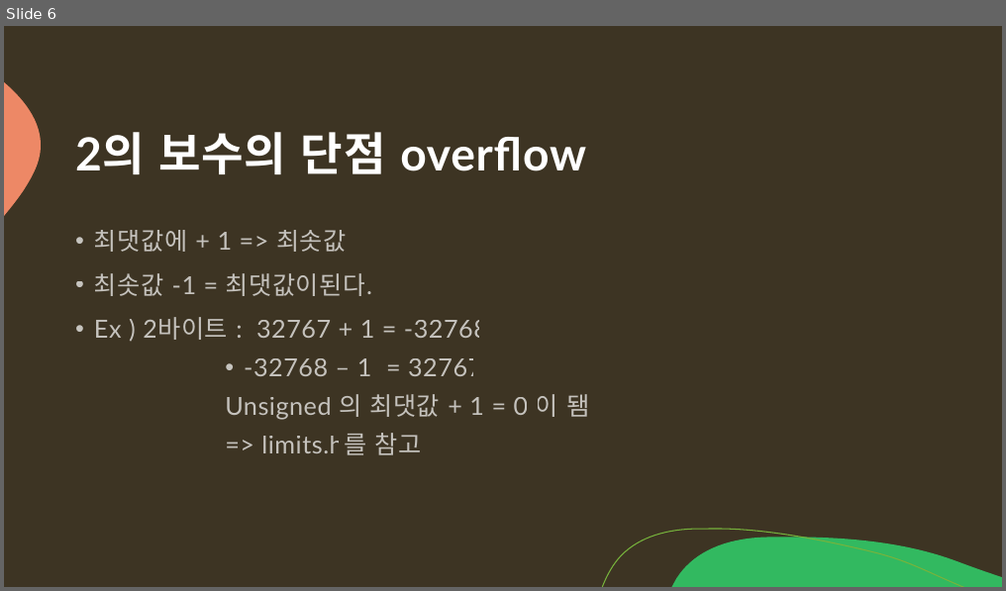
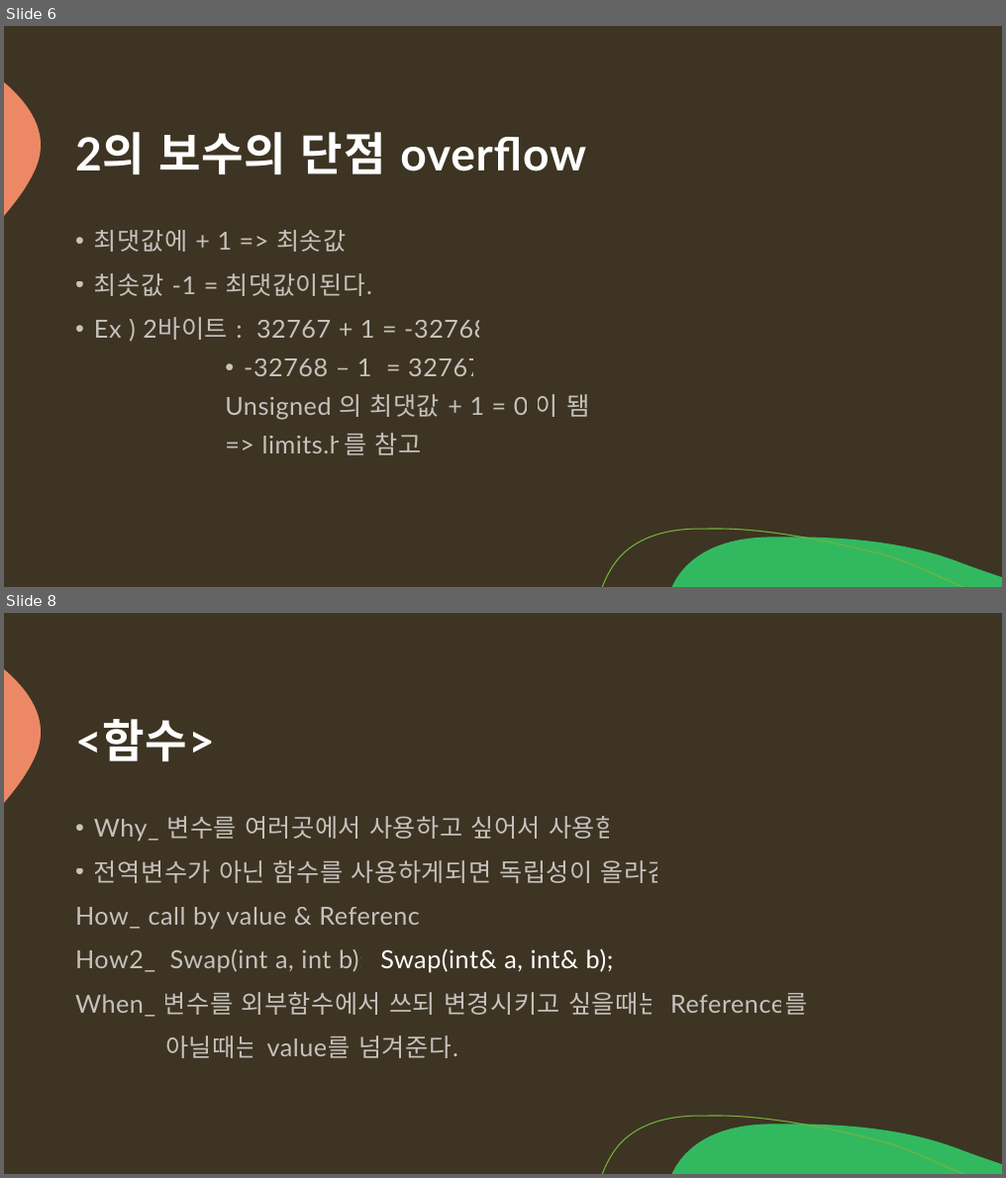
Before and after one commit to arkchimy/_Algorithm, a slide deck: 전공지식/C언어의 기초/C언어 기초지식.pptx. Shown one above the other, each under a label of ours: slide 6 before the commit, slides 6 and 8 after it; the slides between them are not shown. The pictures are 1006x591 and 1006x1178 pixels, drawn with LibreOffice and Linux fonts; fonts in the diff are those of the drawing. Boxes give left, top, right and bottom in pixels: in the first picture for what was removed or moved away, otherwise in the second. Text is boxed around its words. In the diff, an @@ line names an element or a change of style, - is before the commit and + after.

```diff
--- a/전공지식/C언어의 기초/C언어 기초지식.pptx
+++ b/전공지식/C언어의 기초/C언어 기초지식.pptx
@@ slide 8 added at (4, 613, 1002, 1174), background #3D3423; not listed: 3 template elements that a slide beside it also shows @@
@@ title added at (75, 719, 215, 761), 44 pt, text #FFFFFF, bold @@
+<함수>
@@ text added at (75, 816, 808, 1059), 24 pt, text #FFFFFF at 70% opacity @@
+• Why_ 변수를 여러곳에서 사용하고 싶어서 사용함
+• 전역변수가 아닌 함수를 사용하게되면 독립성이 올라감
+How_ call by value & Reference
+How2_ Swap(int a, int b); Swap(int& a, int& b);
+When_ 변수를 외부함수에서 쓰되 변경시키고 싶을때는 Reference를
+아닐때는 value를 넘겨준다.
```
Also in this commit, not shown: 4 slides changed, 10 other slides added.
